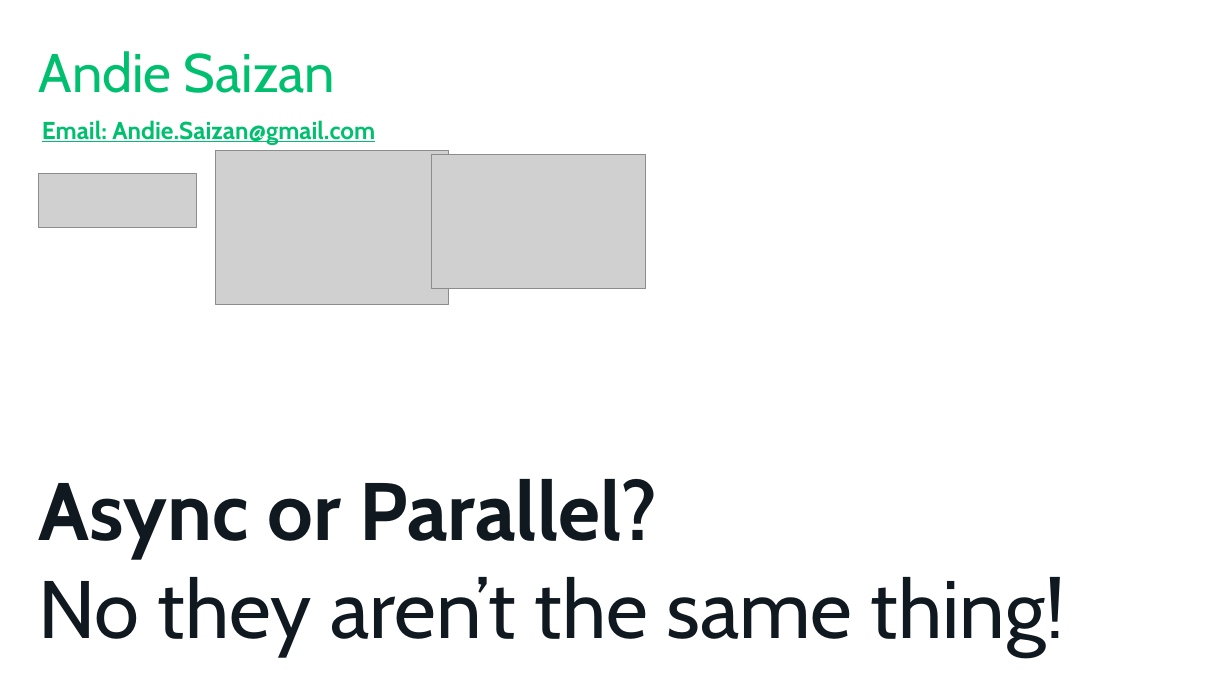
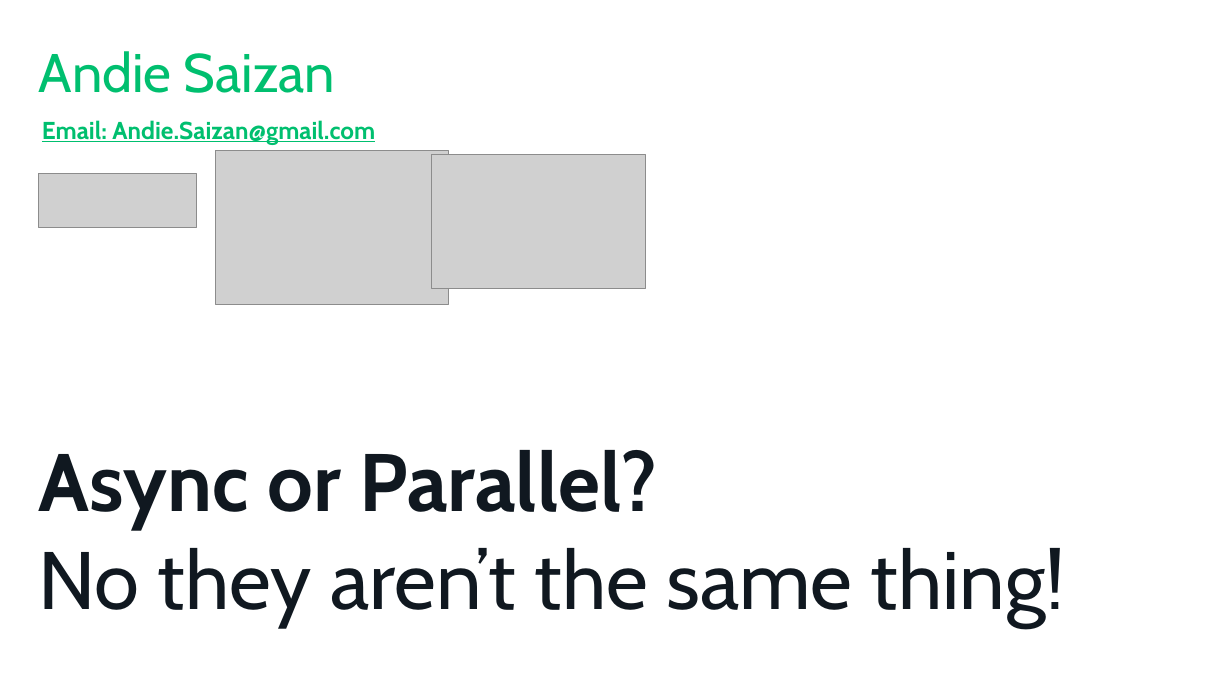
Before and after one commit to AndieCap/SQL-Saturday-Asnyc-Or-Parallel-Session-Abstract, a slide deck: slide 1 of PASS_SQLSaturday_PowerPoint.pptx. Drawn at 1232x693 pixels with LibreOffice and Linux fonts; fonts in the diff are those of the drawing; grey boxes stand for pictures; background and template pictures are left out. Boxes give left, top, right and bottom in pixels: in the first picture for what was removed or moved away, otherwise in the second. Text is boxed around its words. In the diff, an @@ line names an element or a change of style, - is before the commit and + after.

```diff
--- a/PASS_SQLSaturday_PowerPoint.pptx
+++ b/PASS_SQLSaturday_PowerPoint.pptx
@@ title "Async or Parallel? No they ...": place and size @@
-title "Async or Parallel? No they ..." at bbox=[38, 479, 1066, 656]
+title "Async or Parallel? No they ..." at bbox=[38, 450, 1066, 627]
```
Also in this commit, not shown: 4 other slides changed, 2 slides added, 1 slide removed, 13 other files.
